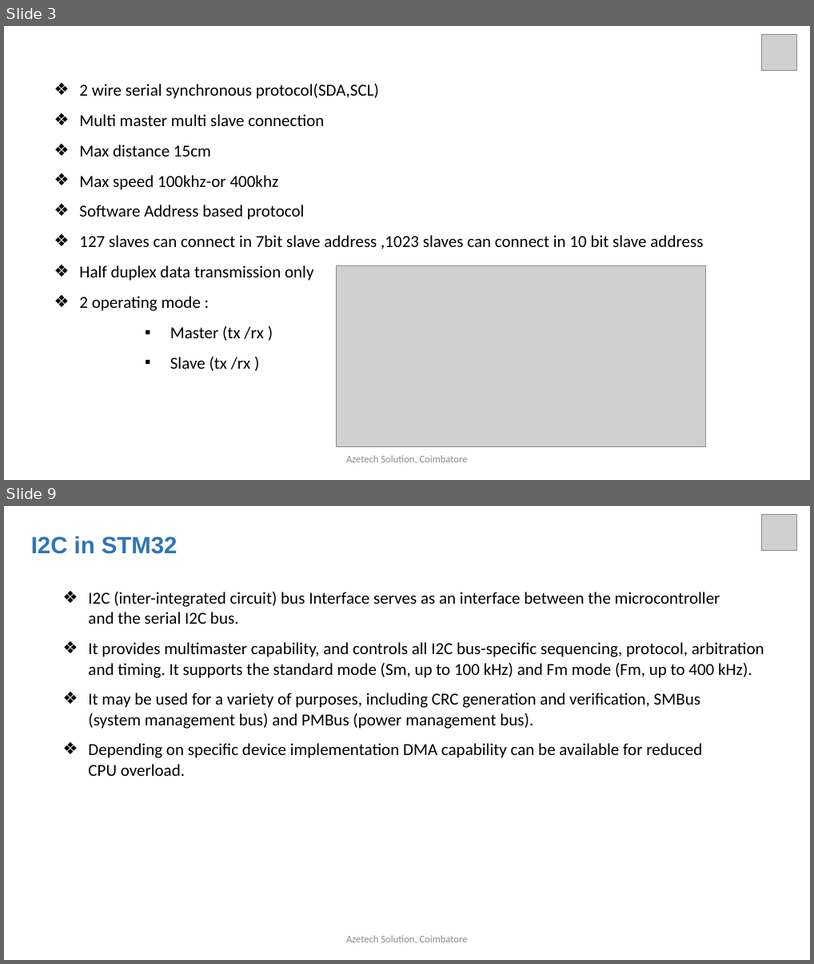
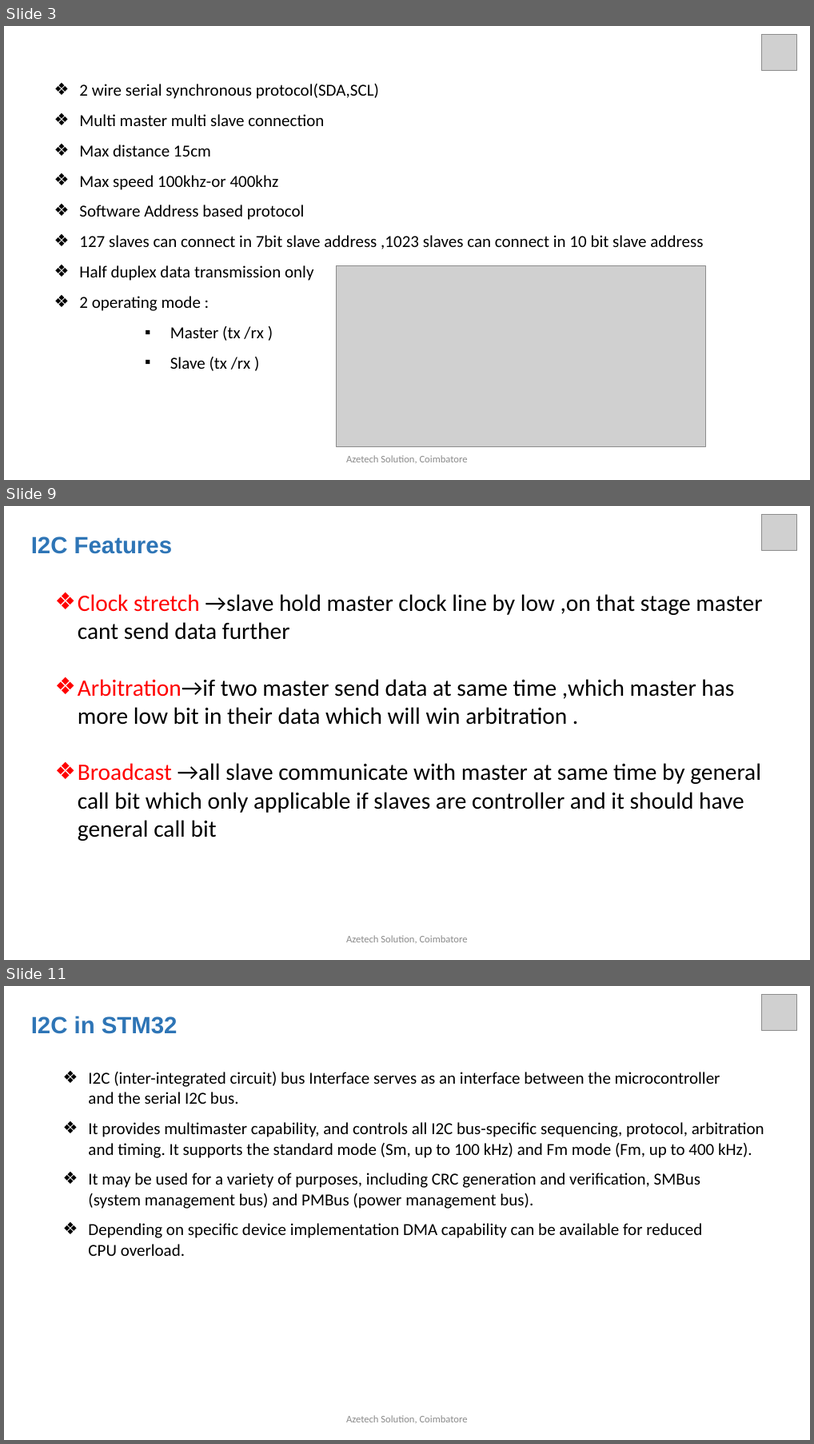
Before and after one commit to arulnelson/AZETECH-CLASS-NOTES, a slide deck: STM32_DOCS/I2C_in_STM32.pptx. Shown one above the other, each under a label of ours: slides 3 and 9 before the commit, slides 3, 9 and 11 after it; the slides between them are not shown. The pictures are 814x964 and 814x1444 pixels, drawn with LibreOffice and Linux fonts; fonts in the diff are those of the drawing; grey boxes stand for pictures. Boxes give left, top, right and bottom in pixels: in the first picture for what was removed or moved away, otherwise in the second. Text is boxed around its words. In the diff, an @@ line names an element or a change of style, - is before the commit and + after.

```diff
--- a/STM32_DOCS/I2C_in_STM32.pptx
+++ b/STM32_DOCS/I2C_in_STM32.pptx
@@ slide 9 added at (4,506,810,960), background #FFFFFF @@
@@ picture added at (762,515,798,550) @@
@@ text added at (31,536,172,554), 28 pt, text #2E75B6, bold @@
+I2C Features
@@ text added at (78,594,762,840), 28 pt, text #000000 @@
+❖ Clock stretch →slave hold master clock line by low ,on that stage master cant send data further
+❖ Arbitration→if two master send data at same time ,which master has more low bit in their data which will win arbitration .
+❖ Broadcast →all slave communicate with master at same time by general call bit which only applicable if slaves are controller and it should have general call bit
@@ text added at (346,935,468,943), 12 pt, text #8C8C8C @@
+Azetech Solution, Coimbatore
@@ what was slide 9 is now slide 11 @@
```
Also in this commit, not shown: 11 slides changed, 4 other slides added.
